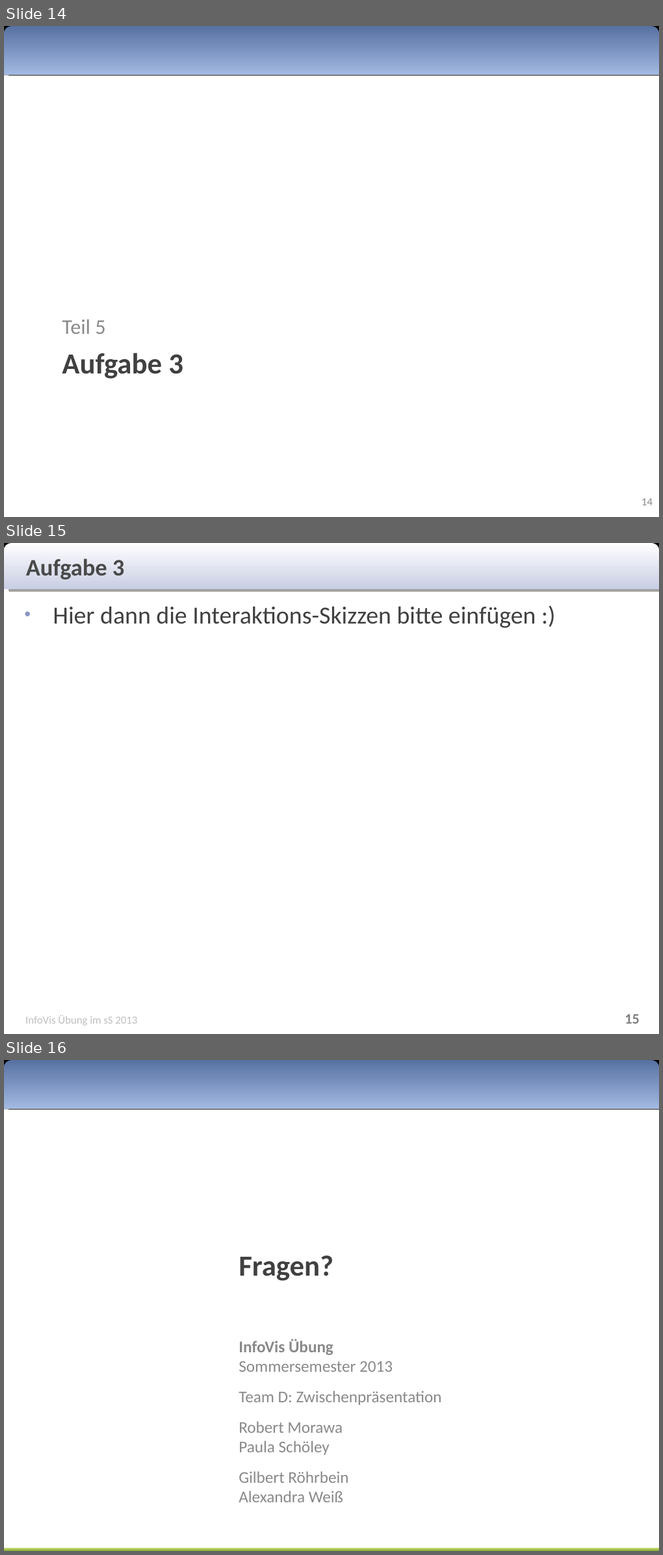
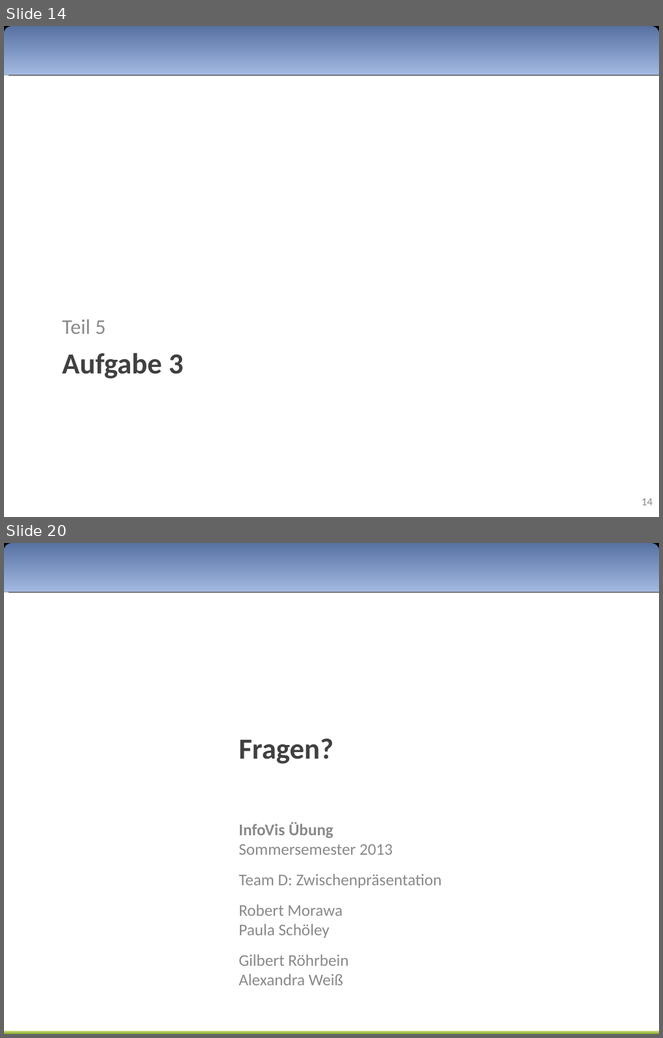
Before and after one commit to Rajikarubijua/bushumappu, a slide deck: presentation/zwischenpräsentation.odp. Shown one above the other, each under a label of ours: slides 14, 15 and 16 before the commit, slides 14 and 20 after it; the slides between them are not shown. The pictures are 663x1555 and 663x1038 pixels, drawn with LibreOffice and Linux fonts; fonts in the diff are those of the drawing. Boxes give left, top, right and bottom in pixels: in the first picture for what was removed or moved away, otherwise in the second. Text is boxed around its words. In the diff, an @@ line names an element or a change of style, - is before the commit and + after.

```diff
--- a/presentation/zwischenpräsentation.odp
+++ b/presentation/zwischenpräsentation.odp
@@ slide 15 removed at (4,543,659,1034), background #FFFFFF @@
@@ rectangle removed at (4,543,659,589) @@
@@ freeform shape removed at (4,543,659,590) @@
@@ text removed at (26,559,124,579) @@
-Aufgabe 3
@@ text removed at (53,606,536,628) @@
-● Hier dann die Interaktions-Skizzen bitte einfügen :)
@@ text removed at (25,1016,137,1026) @@
-InfoVis Übung im sS 2013
@@ page number removed at (625,1014,640,1024) @@
-15
@@ what was slide 16 is now slide 20 @@
```
Also in this commit, not shown: 1 slide changed, 5 slides added.
